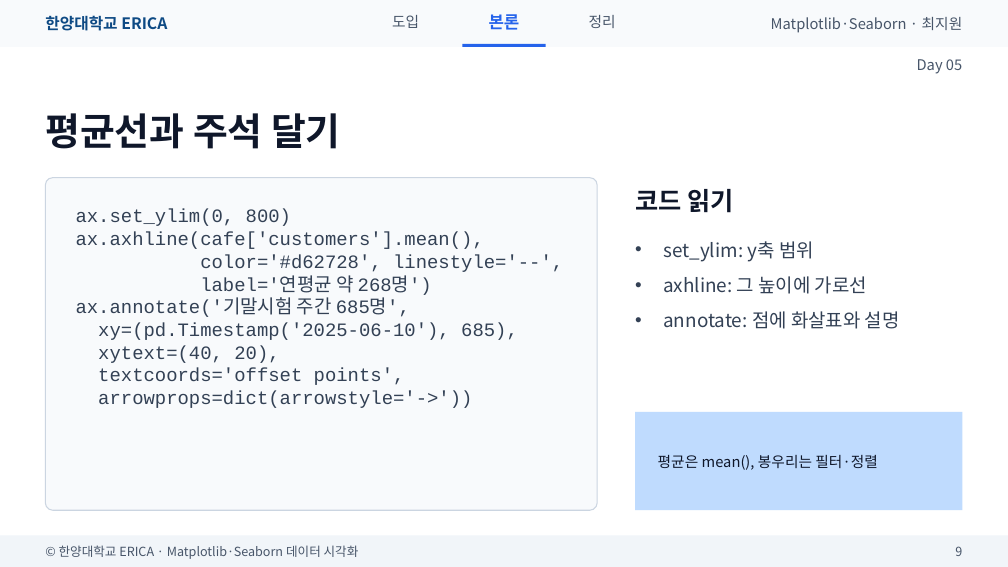
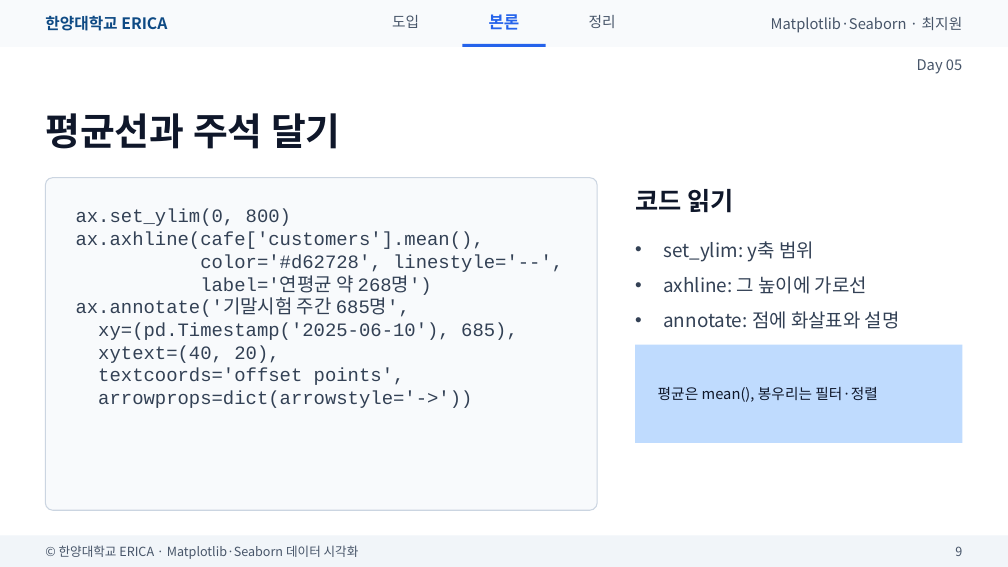
Before and after one commit to wonguwon/generate_lesson, a slide deck: slide 9 of materials/matplotlib-seaborn/ppt/Day05/Day05_꾸미기와여러그래프.pptx. Drawn at 1008x567 pixels with LibreOffice and Linux fonts; fonts in the diff are those of the drawing. Boxes give left, top, right and bottom in pixels: in the first picture for what was removed or moved away, otherwise in the second. Text is boxed around its words. In the diff, an @@ line names an element or a change of style, - is before the commit and + after.

```diff
--- a/materials/matplotlib-seaborn/ppt/Day05/Day05_꾸미기와여러그래프.pptx
+++ b/materials/matplotlib-seaborn/ppt/Day05/Day05_꾸미기와여러그래프.pptx
@@ rectangle: place and size @@
-rectangle at bbox=[635, 412, 963, 510]
+rectangle at bbox=[635, 345, 963, 443]
@@ text "평균은 mean(), 봉우리는 필터·정렬": place and size @@
-text "평균은 mean(), 봉우리는 필터·정렬" at bbox=[658, 455, 878, 470]
+text "평균은 mean(), 봉우리는 필터·정렬" at bbox=[658, 387, 878, 402]
```
Also in this commit, not shown: 6 other slides changed, 1 slide removed, 7 other files.
